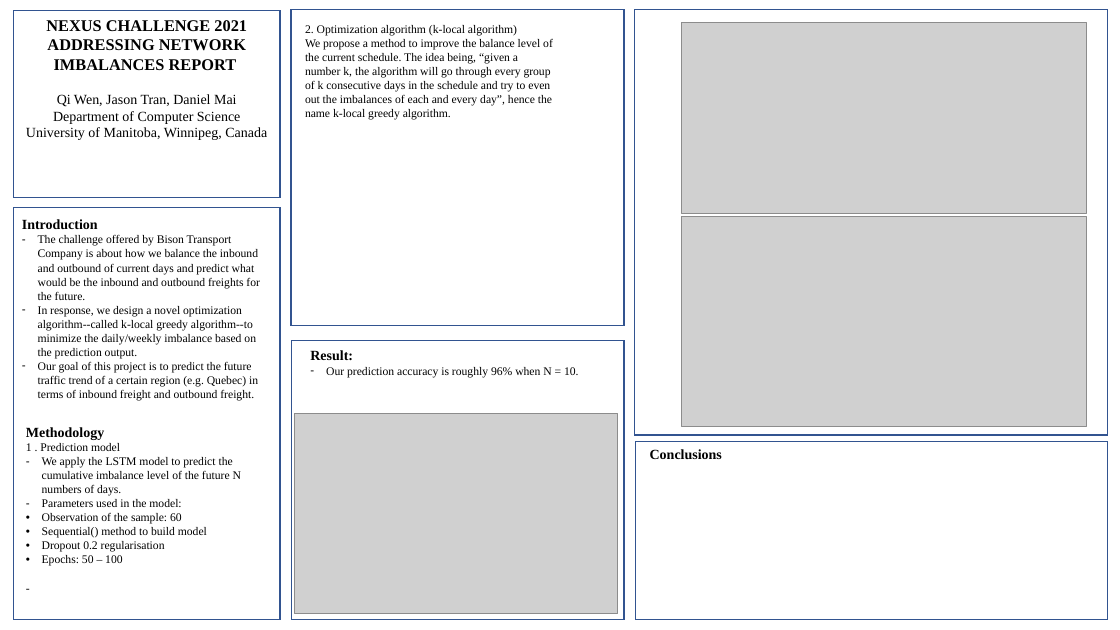
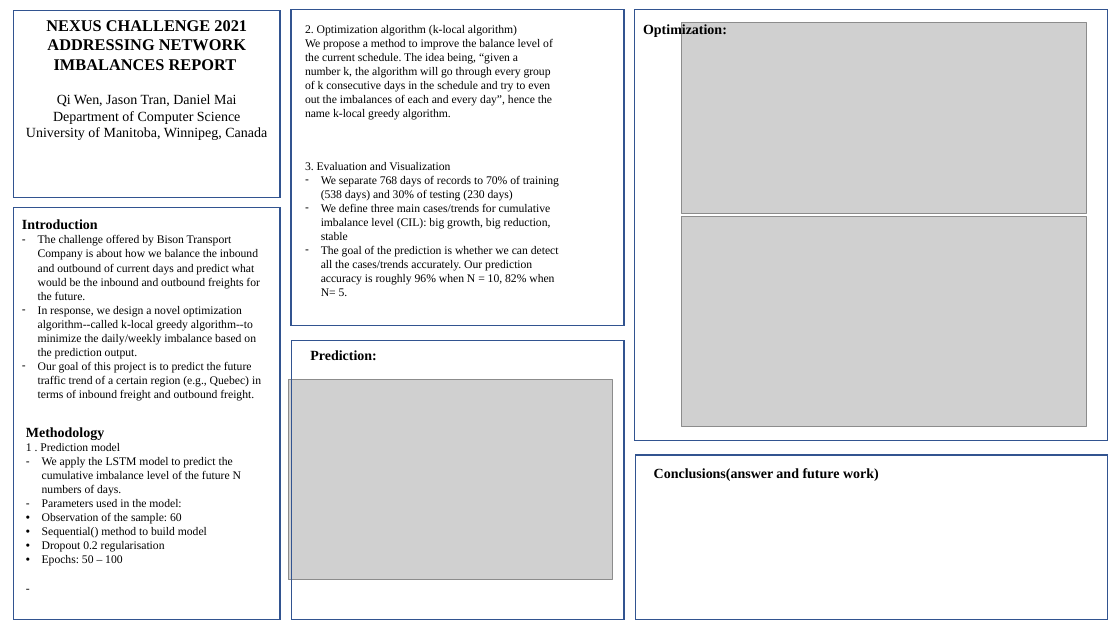
Before and after one commit to tranndt/ml-usra2021-NexusDataChallengeBison, a slide deck: slide 1 of Nexus-Presentation.pptx. Drawn at 1120x630 pixels with LibreOffice and Linux fonts; fonts in the diff are those of the drawing; grey boxes stand for pictures. Boxes give left, top, right and bottom in pixels: in the first picture for what was removed or moved away, otherwise in the second. Text is boxed around its words. In the diff, an @@ line names an element or a change of style, - is before the commit and + after.

Commit message:
updated the poster.

```diff
--- a/Nexus-Presentation.pptx
+++ b/Nexus-Presentation.pptx
@@ rectangle resized from (x1=634, y1=9, x2=1107, y2=435) to (x1=634, y1=9, x2=1107, y2=440) @@
@@ text added at (x1=643, y1=23, x2=727, y2=37), 12 pt, text #000000, bold @@
+Optimization:
@@ text added at (x1=305, y1=162, x2=559, y2=296), 10 pt, text #000000 @@
+3. Evaluation and Visualization
+– We separate 768 days of records to 70% of training (538 days) and 30% of testing (230 days)
+– We define three main cases/trends for cumulative imbalance level (CIL): big growth, big reduction, stable
+– The goal of the prediction is whether we can detect all the cases/trends accurately. Our prediction accuracy is roughly 96% when N = 10, 82% when N= 5.
@@ text at (x1=310, y1=350, x2=376, y2=360): text changed; size 10 to 12 pt; bold on @@
-Result:
-– Our prediction accuracy is roughly 96% when N = 10.
+Prediction:
@@ text at (x1=38, y1=361, x2=261, y2=401): text changed @@
-– Our goal of this project is to predict the future traffic trend of a certain region (e.g. Quebec) in terms of inbound freight and outbound freight.
+– Our goal of this project is to predict the future traffic trend of a certain region (e.g., Quebec) in terms of inbound freight and outbound freight.
@@ picture moved from (x1=295, y1=413, x2=618, y2=614) to (x1=289, y1=380, x2=613, y2=581) @@
@@ rectangle resized from (x1=636, y1=441, x2=1108, y2=619) to (x1=636, y1=455, x2=1108, y2=620) @@
@@ text at (x1=654, y1=468, x2=879, y2=481): text changed @@
-Conclusions
+Conclusions(answer and future work)
```
Also in this commit, not shown: 1 other file.
